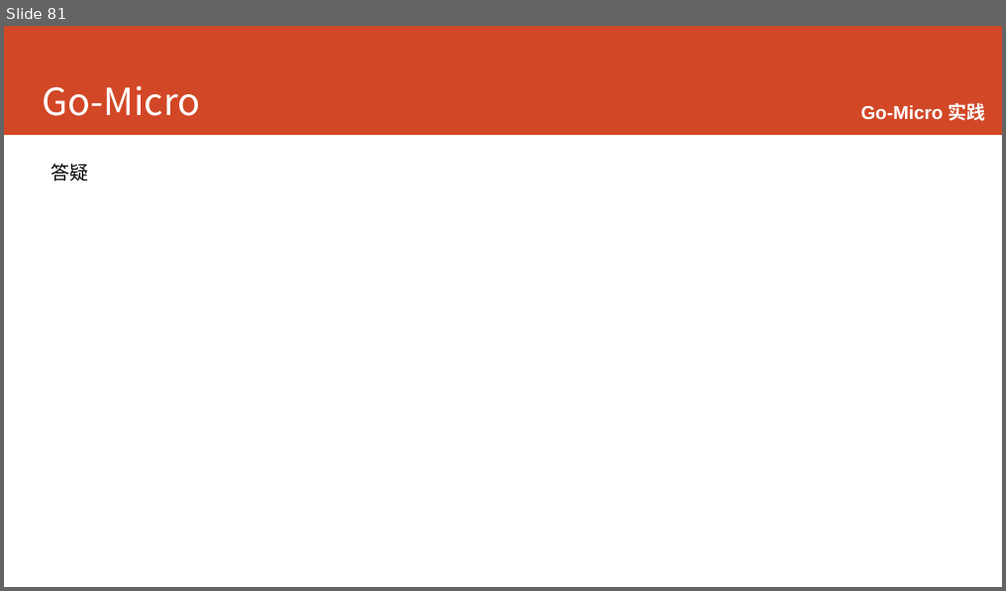
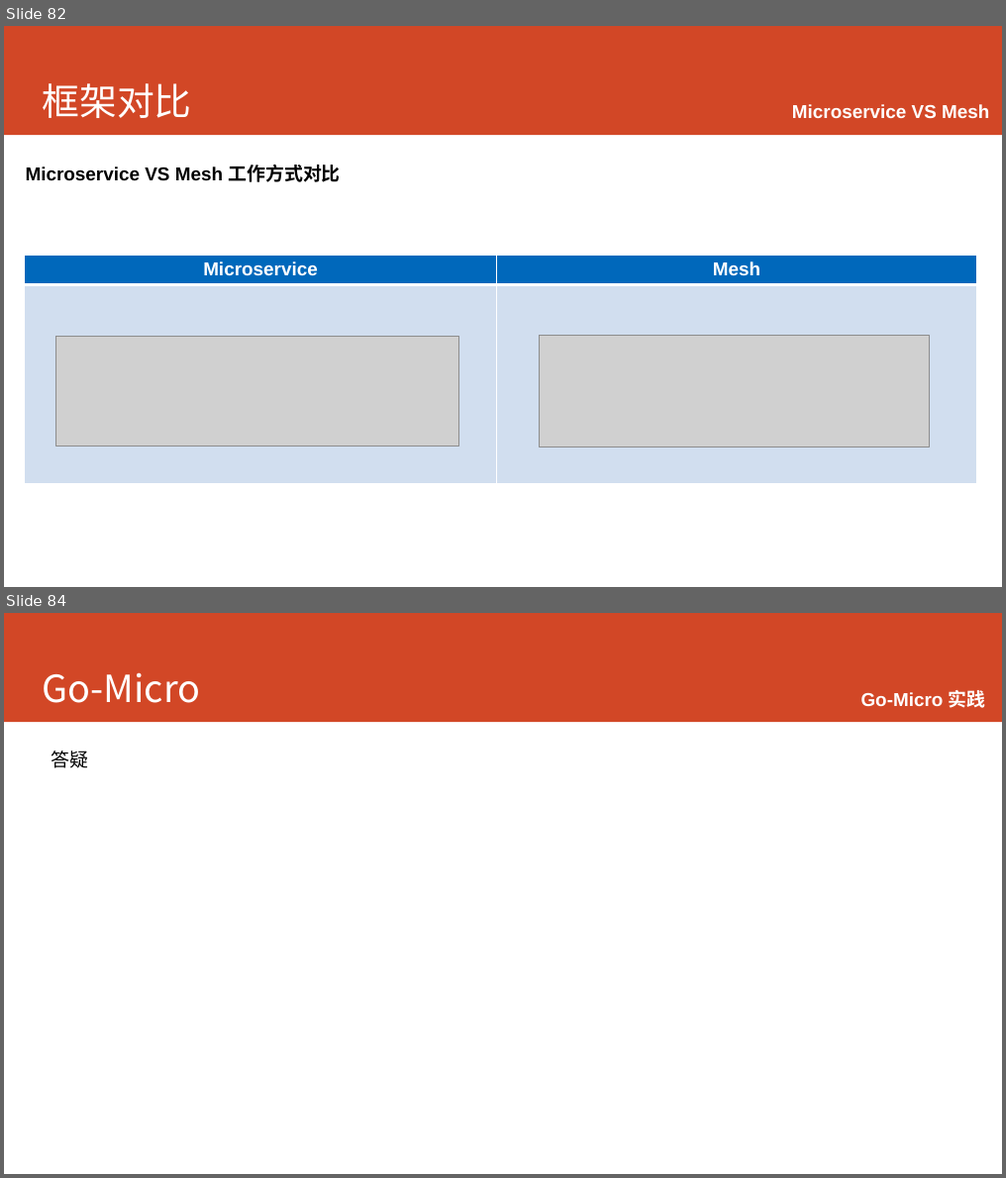
Before and after one commit to printfcoder/printfcoder, a slide deck: course/for-emc/course-for-emc.pptx. Shown one above the other, each under a label of ours: slide 81 before the commit, slides 82 and 84 after it; the slides between them are not shown. The pictures are 1006x591 and 1006x1178 pixels, drawn with LibreOffice and Linux fonts; fonts in the diff are those of the drawing; grey boxes stand for pictures; background and template pictures are left out. Boxes give left, top, right and bottom in pixels: in the first picture for what was removed or moved away, otherwise in the second. Text is boxed around its words. In the diff, an @@ line names an element or a change of style, - is before the commit and + after.

```diff
--- a/course/for-emc/course-for-emc.pptx
+++ b/course/for-emc/course-for-emc.pptx
@@ slide 82 added at bbox=[4, 26, 1002, 587], background #FFFFFF; not listed: 1 template element that a slide beside it also shows @@
@@ title added at bbox=[42, 83, 191, 118], 36 pt, text #FFFFFF @@
+框架对比
@@ text added at bbox=[792, 104, 989, 118], 18 pt, text #FFFFFF, bold @@
+  Microservice VS Mesh
@@ text added at bbox=[26, 165, 340, 182], 18 pt, text #000000, bold @@
+Microservice VS Mesh 工作方式对比
@@ table added at bbox=[24, 255, 976, 484], 2 rows, 2 columns @@
+Microservice | Mesh
+ | 
@@ picture added at bbox=[55, 336, 459, 446] @@
@@ picture added at bbox=[540, 336, 929, 448] @@
@@ what was slide 81 is now slide 84 @@
```
Also in this commit, not shown: 6 slides changed, 5 other slides added, 3 slides removed, 6 other files.
